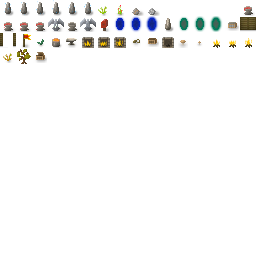
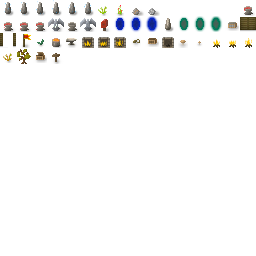
Comparing the layer stacks of the two (256, 256) images. Changes:
painted on "Foreground" over [left=52, top=53, right=60, bottom=62]
painted on "Shade" over [left=52, top=56, right=62, bottom=64]
